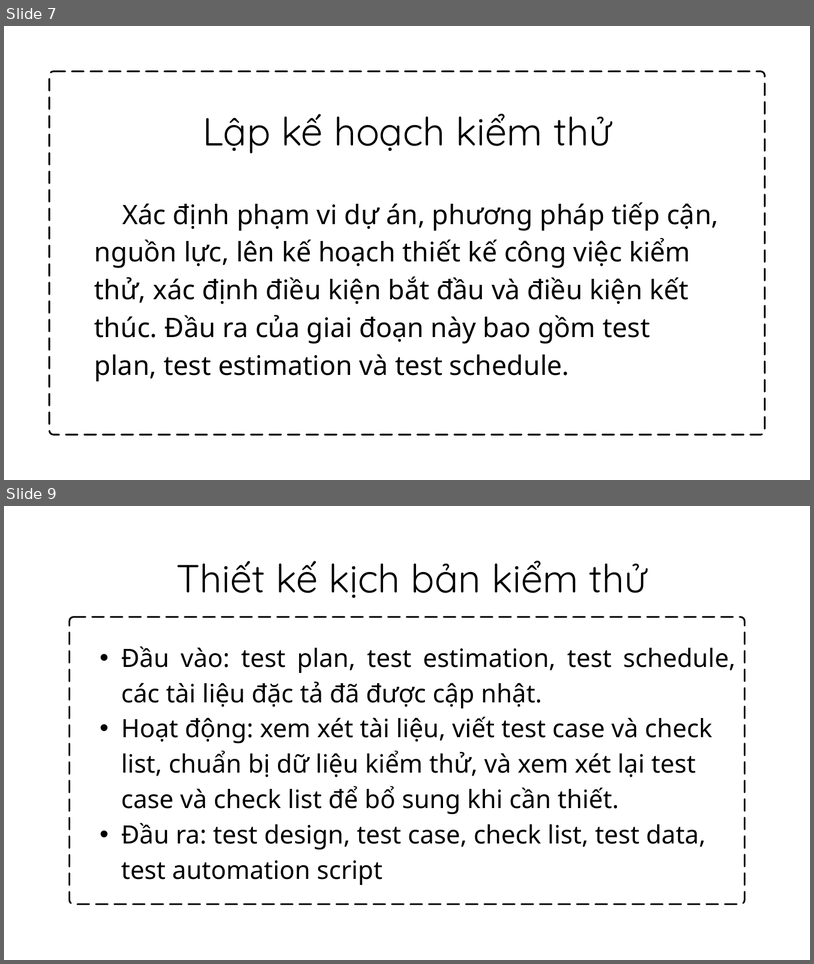
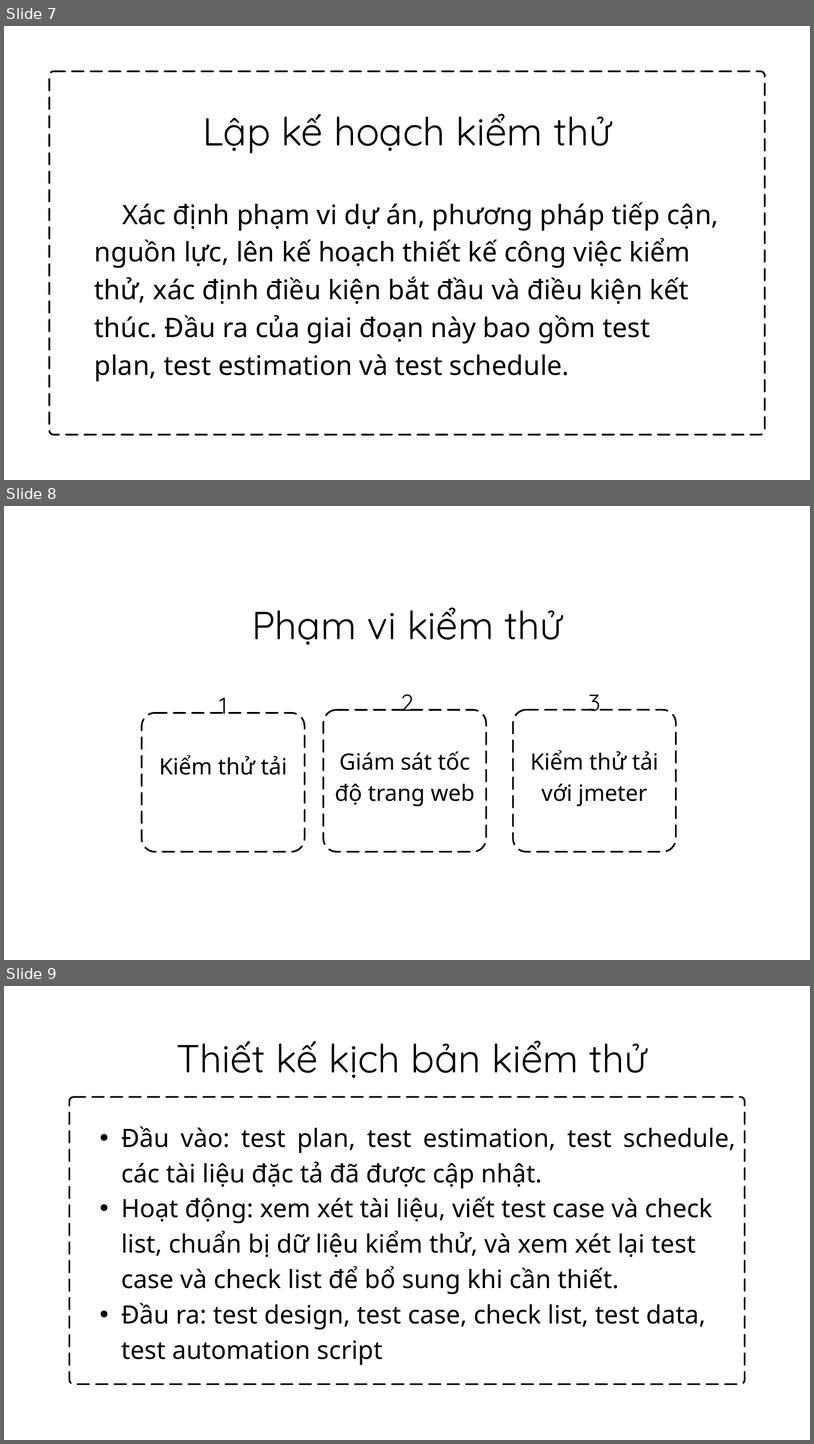
Before and after one commit to four787772/Software-testing, a slide deck: Thuyết trình KTPM_Nhom7.pptx. Shown one above the other, each under a label of ours: slides 7 and 9 before the commit, slides 7, 8 and 9 after it; the slides between them are not shown. The pictures are 814x964 and 814x1444 pixels, drawn with LibreOffice and Linux fonts; fonts in the diff are those of the drawing; background and template pictures are left out. Boxes give left, top, right and bottom in pixels: in the first picture for what was removed or moved away, otherwise in the second. Text is boxed around its words. In the diff, an @@ line names an element or a change of style, - is before the commit and + after.

```diff
--- a/Thuyết trình KTPM_Nhom7.pptx
+++ b/Thuyết trình KTPM_Nhom7.pptx
@@ slide 8 added at [4, 506, 810, 960], background picture (left out) @@
@@ text added at [252, 607, 563, 645], 70 pt, text #000000 @@
+Phạm vi kiểm thử
@@ text added at [219, 697, 227, 714], 41.1 pt, text #000000 @@
+1
@@ text added at [401, 694, 414, 711], 41.1 pt, text #000000 @@
+2
@@ text added at [589, 694, 601, 711], 41.1 pt, text #000000 @@
+3
@@ freeform shape added at [142, 712, 305, 851], fill #FFFFFF, outline #000000 3 pt dashed @@
@@ freeform shape added at [323, 709, 486, 852], fill #FFFFFF, outline #000000 3 pt dashed @@
@@ freeform shape added at [513, 709, 676, 852], fill #FFFFFF, outline #000000 3 pt dashed @@
@@ text added at [159, 754, 287, 775], 40 pt, text #000000 @@
+Kiểm thử tải
@@ text added at [335, 751, 475, 806], 40 pt, text #000000 @@
+Giám sát tốc độ trang web
@@ text added at [531, 750, 659, 806], 40 pt, text #000000 @@
+Kiểm thử tải với jmeter
```
Also in this commit, not shown: 1 slide removed.
